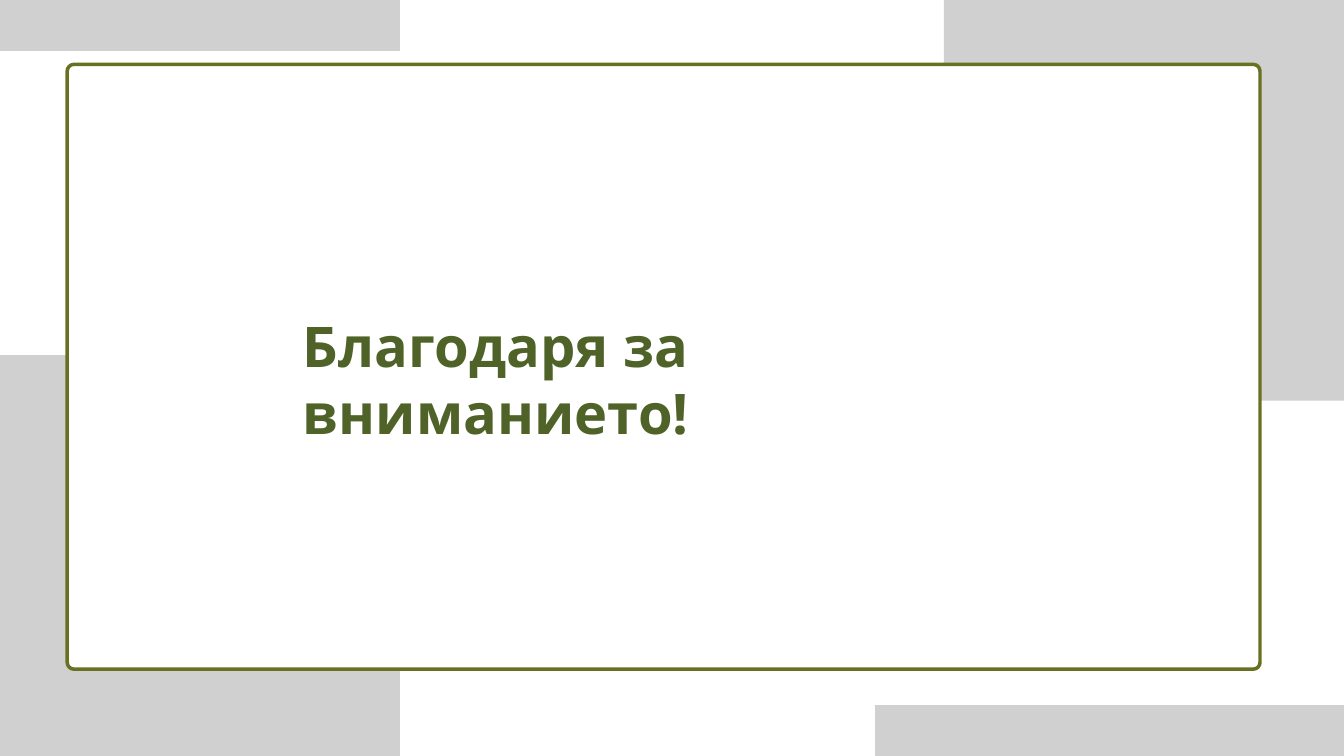
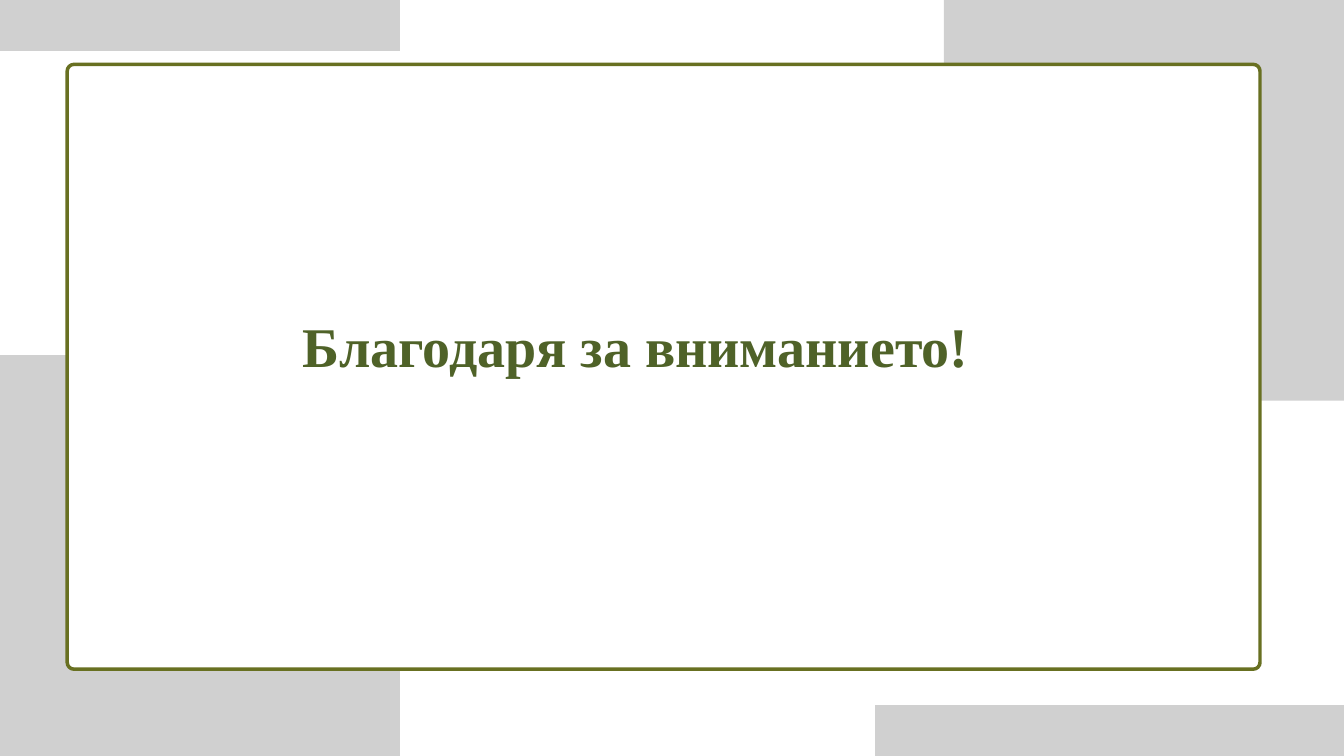
Before and after one commit to pgee-dzi2024/ThemePP_2602, a slide deck: slide 10 of DR/презентация.pptx. Drawn at 1344x756 pixels with LibreOffice and Linux fonts; fonts in the diff are those of the drawing; grey boxes stand for pictures. Boxes give left, top, right and bottom in pixels: in the first picture for what was removed or moved away, otherwise in the second. Text is boxed around its words. In the diff, an @@ line names an element or a change of style, - is before the commit and + after.

```diff
--- a/DR/презентация.pptx
+++ b/DR/презентация.pptx
@@ text "Благодаря за вниманието!" at box(303, 330, 968, 378): font Open Sans to Times New Roman @@
```
Also in this commit, not shown: 6 other slides changed, 2 slides added, 2 slides removed.
